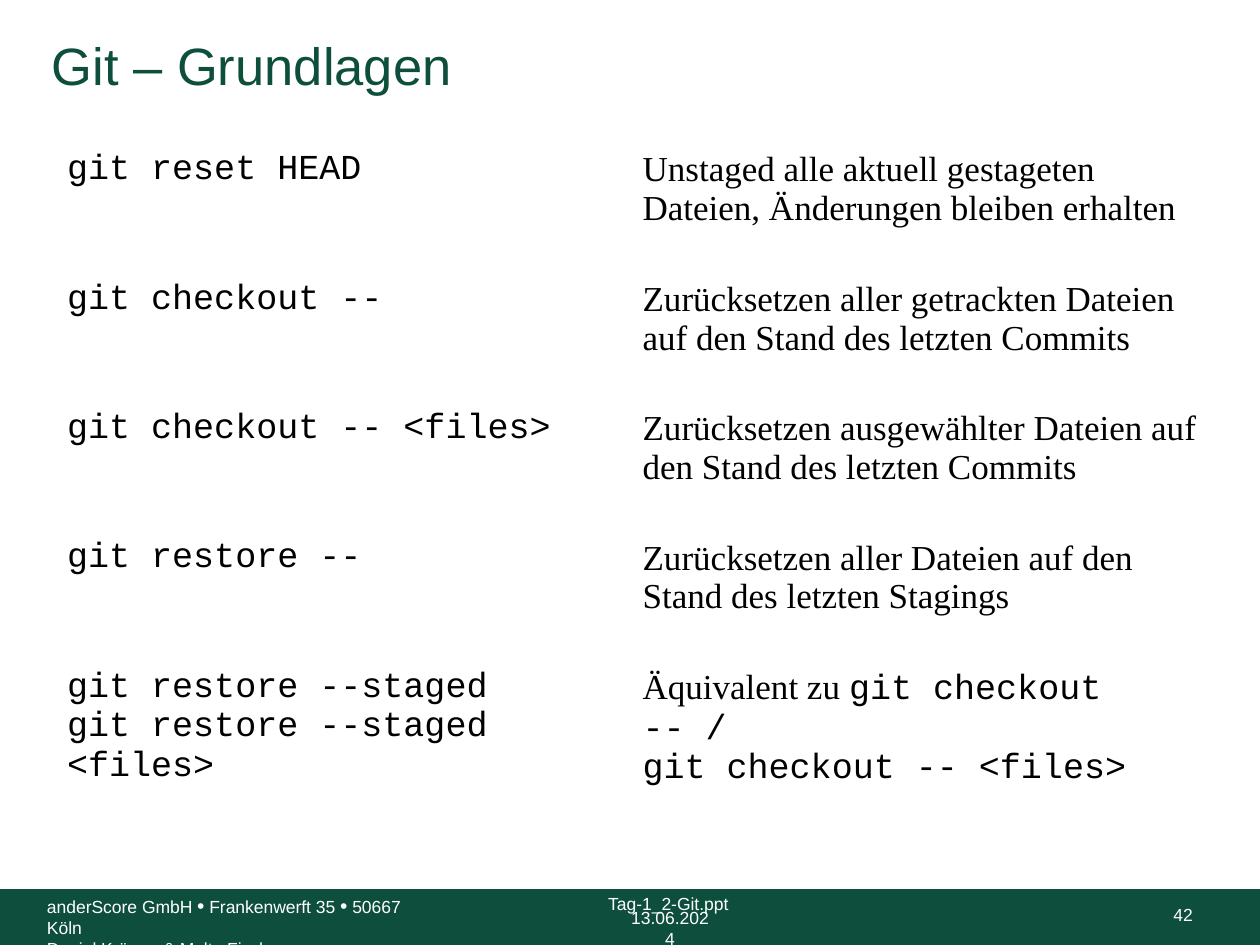
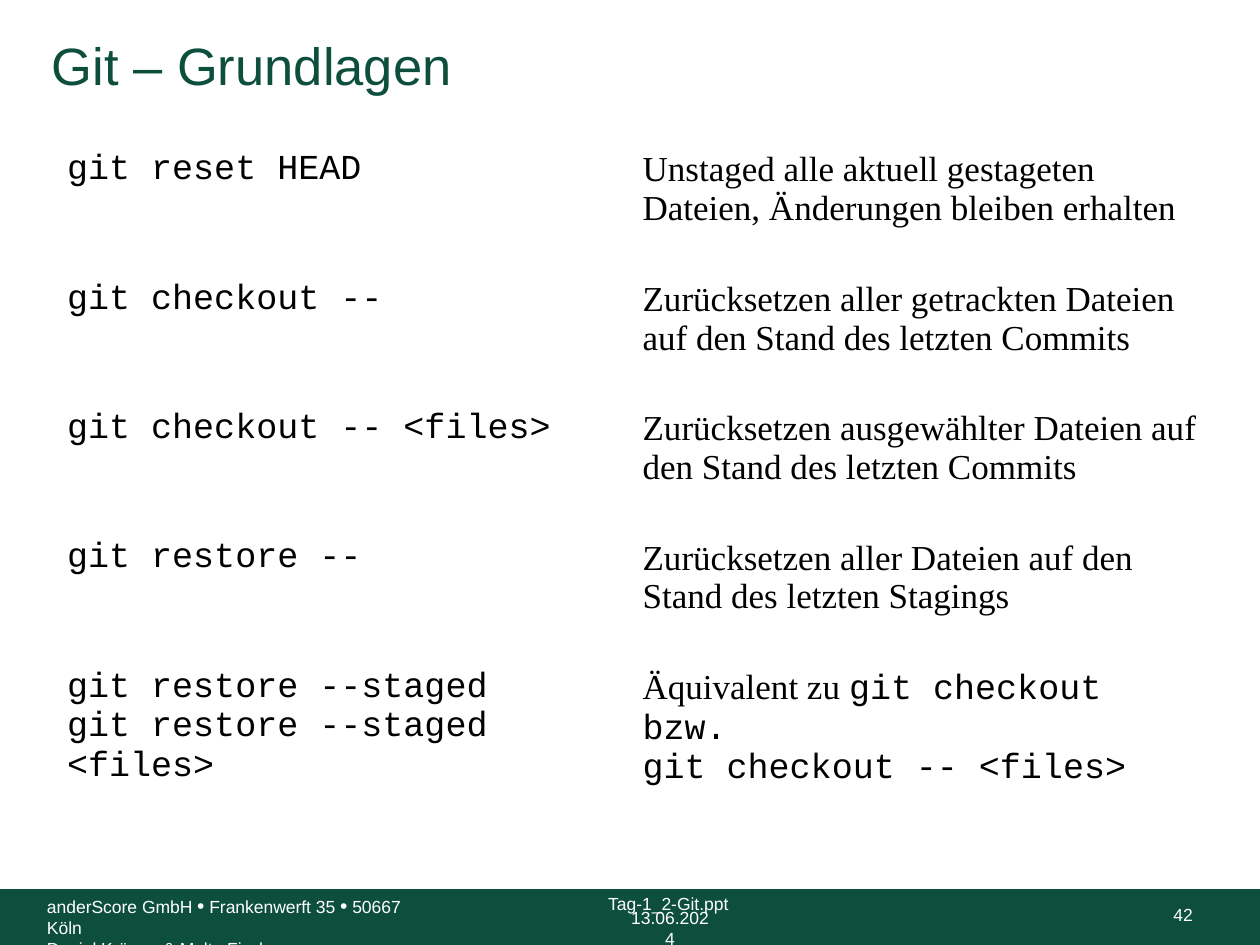
Before and after one commit to anderscore-gmbh/gitlab, a slide deck: slide 42 of slides/Tag-1_2-Git.pptx. Drawn at 1260x945 pixels with LibreOffice and Linux fonts; fonts in the diff are those of the drawing; background and template pictures are left out. Boxes give left, top, right and bottom in pixels: in the first picture for what was removed or moved away, otherwise in the second. Text is boxed around its words. In the diff, an @@ line names an element or a change of style, - is before the commit and + after.

```diff
--- a/slides/Tag-1_2-Git.pptx
+++ b/slides/Tag-1_2-Git.pptx
@@ table at <box>54,145,1218,879</box> @@
-row 5, column 2: Äquivalent zu git checkout -- / git checkout -- <files>
+row 5, column 2: Äquivalent zu git checkout bzw. git checkout -- <files>
```
Also in this commit, not shown: 12 other slides changed, 5 other files.
